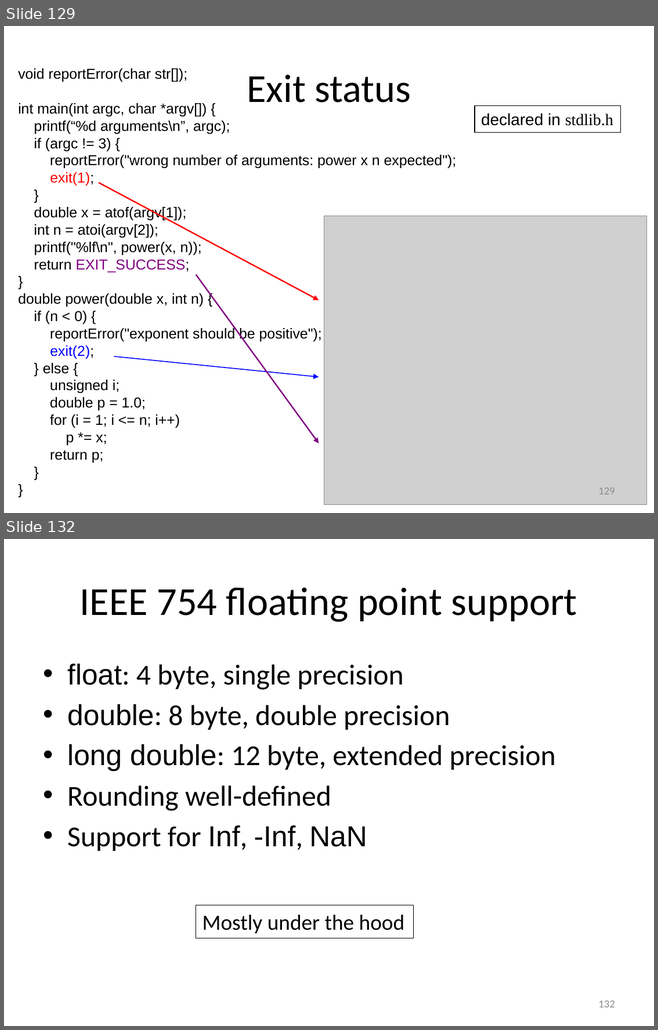
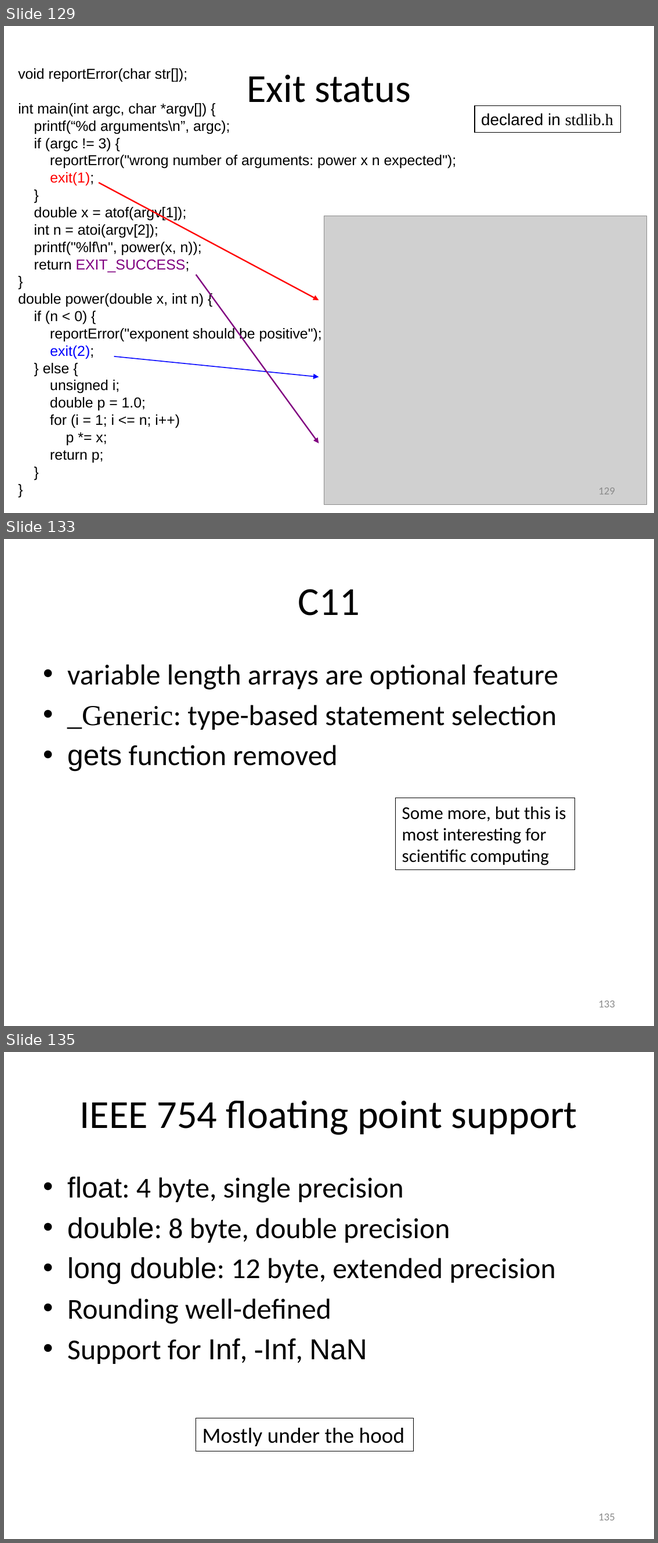
Before and after one commit to gjbex/Scientific-C, a slide deck: scientific_c.pptx. Shown one above the other, each under a label of ours: slides 129 and 132 before the commit, slides 129, 133 and 135 after it; the slides between them are not shown. The pictures are 658x1030 and 658x1543 pixels, drawn with LibreOffice and Linux fonts; fonts in the diff are those of the drawing; grey boxes stand for pictures. Boxes give left, top, right and bottom in pixels: in the first picture for what was removed or moved away, otherwise in the second. Text is boxed around its words. In the diff, an @@ line names an element or a change of style, - is before the commit and + after.

```diff
--- a/scientific_c.pptx
+++ b/scientific_c.pptx
@@ slide 133 added at (4,539,654,1026), background #FFFFFF @@
@@ title added at (298,589,360,616), 44 pt, text #000000 @@
+C11
@@ text added at (67,664,558,772), 32 pt, text #000000 @@
+• variable length arrays are optional feature
+• _Generic: type-based statement selection
+• gets function removed
@@ rectangle added at (395,798,574,870), outline #000000 0.75 pt, 20 pt, text #000000 @@
+Some more, but this is
+most interesting for
+scientific computing
@@ page number added at (598,1001,614,1008), 12 pt, text #8C8C8C @@
+133
@@ what was slide 132 is now slide 135 @@
@@ page number at (598,1514,614,1521): text changed @@
-132
+135
```
Also in this commit, not shown: 2 slides changed, 2 other slides added.
